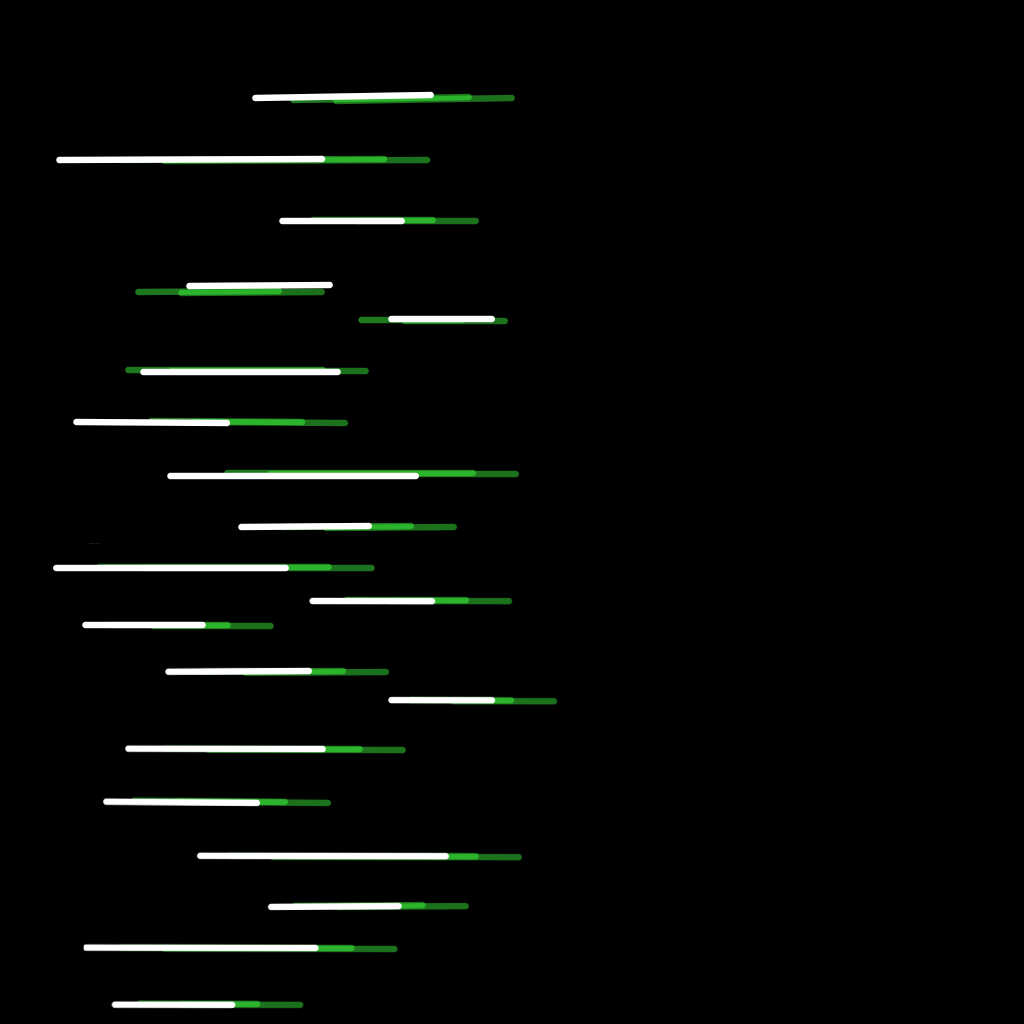
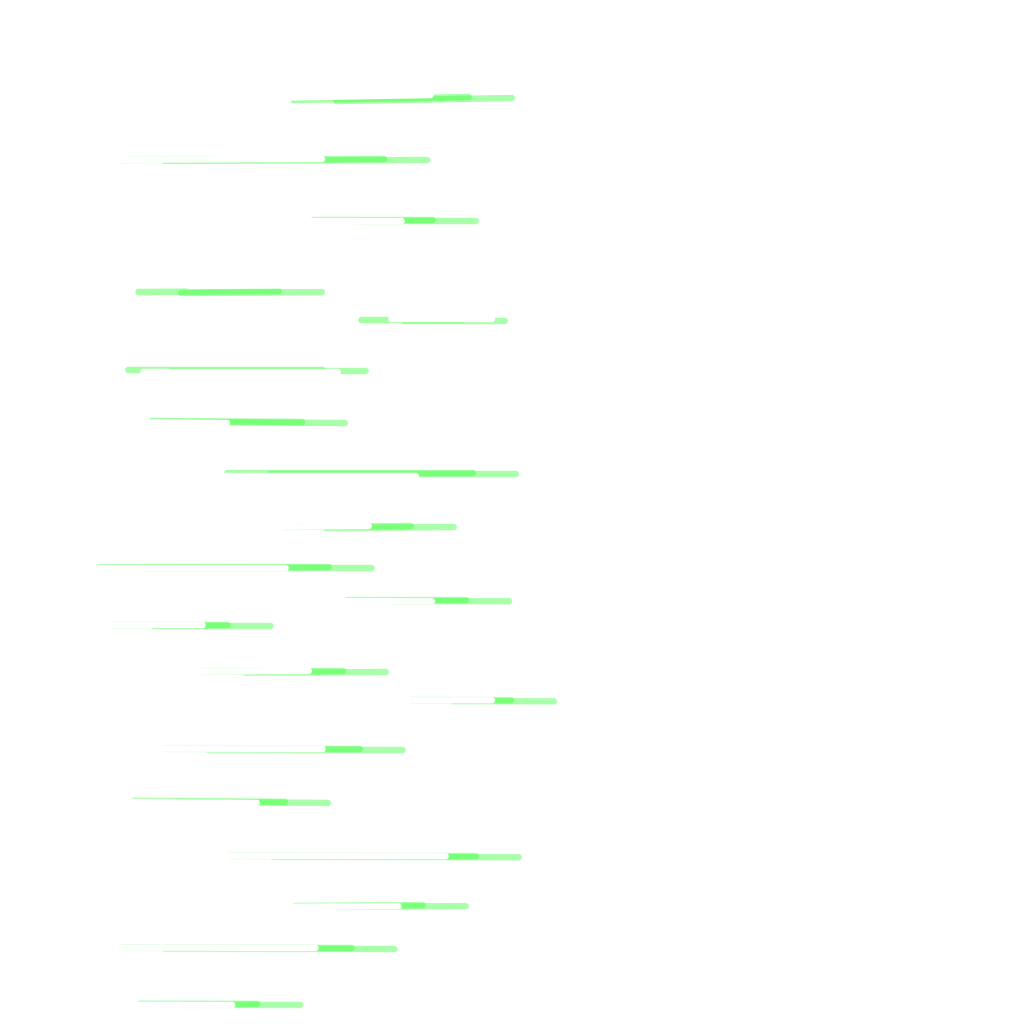
Before/after of a (1024, 1024) layered artwork. What changed in the layer stack:
painted on "Background" over [0, 0, 1024, 1024]
